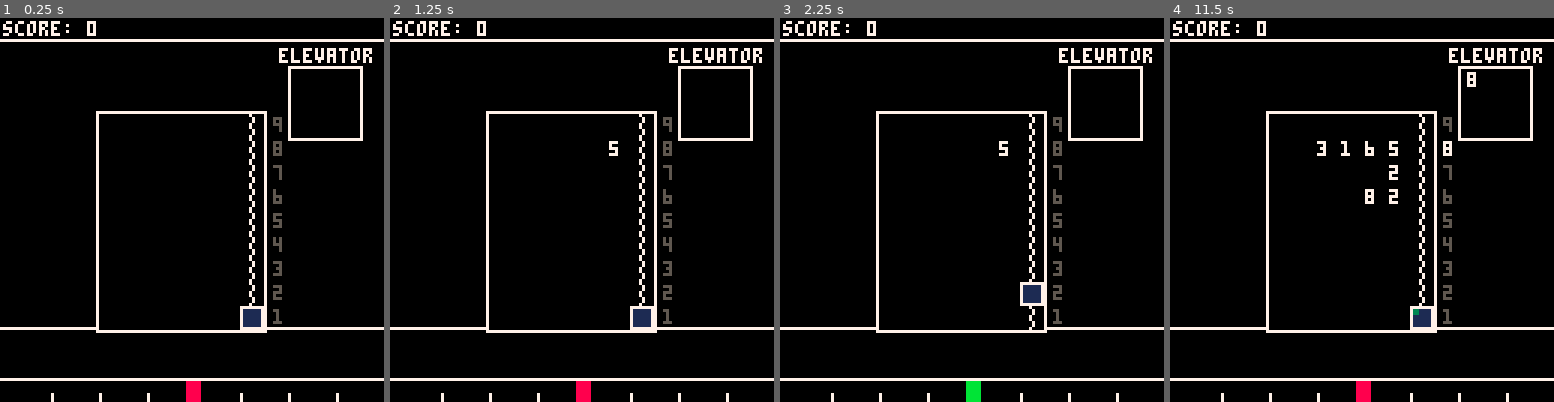
Above: before the commit, frames 1-4 (left to right).
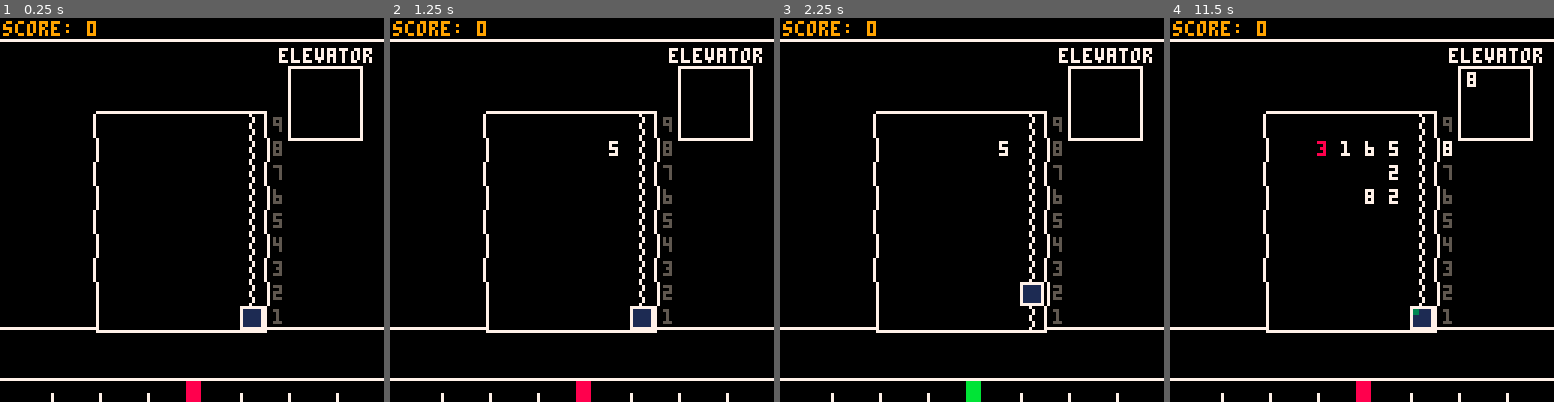
Above: after the commit, the same moments.

Repository: GerodruS/gj211219
Game: PICO-8 cartridge game.p8
The game is run twice, just before and just after one commit, with the same random seed, the same clock (stepped at 60 frames per second) and the same inputs.
Inputs:
- Up to frame 1 (0.25 s): no input
- Up to frame 2 (1.25 s): tap X (X key) at 0.33, 1.07 s
- Up to frame 3 (2.25 s): hold Right 1.6-2.1 s; tap X (X key) at 1.85 s; hold Up from 2.15 s (still down)
- Up to frame 4 (11.5 s): release Up at 2.42 s; hold Right 2.47-3.03 s; tap X (X key) every 1.12 s from 2.97 to 10.78 s; hold Left 3.08-3.58 s; hold Down 3.63-3.97 s; hold Right 4.02-4.68 s; hold Up 4.73-5.03 s; hold Left 5.08-5.68 s; hold Down 5.73-6.03 s; hold Right 6.08-6.58 s; hold Right 6.63-7.13 s; hold Up 7.18-7.45 s; hold Right 7.5-8.07 s; hold Left 8.12-8.62 s; hold Down 8.67-9 s; hold Right 9.05-9.72 s; hold Up 9.77-10.07 s; hold Left 10.12-10.72 s; hold Down 10.77-11.07 s; hold Right from 11.12 s (still down)

The runs differ from the first frame. In frame 1, 1.2% of the frame differs, in the area x 0-71%, y 0-75%; in frame 2, 1.2%; in frame 3, 1.2%; in frame 4, 1.2%.

Commit message:
Started to add animated sprites

Diff:
--- a/game.p8
+++ b/game.p8
@@ -233,15 +233,16 @@
 end
 
 function draw_queues()
- color(7)
+ local c=has_space() and 7 or 5
+ local w=has_space() and 8 or 14
  local x=first_floor_pos[1]+floor_size[1]
  for i=min_floor,max_floor do
   local y=first_floor_pos[2]-floor_size[2]*(i-1)
   for j=1,5 do
+   color(j<4 and c or w)
    local d=queues[i][j]
    if d~=0 then
 	   local dx=x+floor_size[1]*(j-1)
---	   rectfill(dx,y,dx+1,y+1,7)
     print(d,dx,y)
    end
   end
@@ -254,6 +255,7 @@
 end
 
 function draw_score(x,y)
+ color(9)
  x=x or 1
  y=y or 1
  print('score: '..score,x,y)
@@ -266,6 +268,7 @@
 -- game state
 function init_game_state()
  init_rhythm()
+ init_map()
  init_elevator()
  init_queues()
  init_score()
@@ -276,6 +279,7 @@
 
 function update_game_state()
  update_elevator()
+ update_map()
  update_queues()
 end
 
@@ -319,53 +323,77 @@
  draw_score(x+2,y+9)
  print('❎ to restart',x+2,y+16)
 end
-…(33 lines of a section not shown)…
+-->8
+-- map
+function init_map()
+ previous_p=0
+end
+
+function update_map()
+ local p=get_progress()
+ if p<previous_p then
+  for y=0,15 do
+		 for x=0,15 do
+		  local s=mget(x,y)
+		  if fget(s,0) then
+		   s+=((s%2==0) and -1 or 1)
+		   mset(x,y,s)
+		  end
+		 end
+	 end
+ end
+ previous_p=p
+end
+…(33 lines of a section not shown)…
+__gff__
+0000000000010101010000000000000000000000000101000000000000000000000000000001010000000000000000000000000000000000000000000000000000000000000000000000000000000000000000000000000000000000000000000000000000000000000000000000000000000000000000000000000000000000
+0000000000000000000000000000000000000000000000000000000000000000000000000000000000000000000000000000000000000000000000000000000000000000000000000000000000000000000000000000000000000000000000000000000000000000000000000000000000000000000000000000000000000000
 __map__
 2222222222222222222222222222222200000000000000000000000000000000000000000000000000000000000000000000000000000000000000000000000000000000000000000000000000000000000000000000000000000000000000000000000000000000000000000000000000000000000000000000000000000000
 0000000000000000000000000000000000000000000000000000000000000000000000000000000000000000000000000000000000000000000000000000000000000000000000000000000000000000000000000000000000000000000000000000000000000000000000000000000000000000000000000000000000000000
 0000000000000000000000000102021100000000000000000000000000000000000000000000000000000000000000000000000000000000000000000000000000000000000000000000000000000000000000000000000000000000000000000000000000000000000000000000000000000000000000000000000000000000
 0000000022222222222222351100001100000000000000000000000000000000000000000000000000000000000000000000000000000000000000000000000000000000000000000000000000000000000000000000000000000000000000000000000000000000000000000000000000000000000000000000000000000000
-0000000011000000000014111100001100000000000000000000000000000000000000000000000000000000000000000000000000000000000000000000000000000000000000000000000000000000000000000000000000000000000000000000000000000000000000000000000000000000000000000000000000000000
-0000000011000000000014110202023400000000000000000000000000000000000000000000000000000000000000000000000000000000000000000000000000000000000000000000000000000000000000000000000000000000000000000000000000000000000000000000000000000000000000000000000000000000
-0000000011000000000014110000000000000000000000000000000000000000000000000000000000000000000000000000000000000000000000000000000000000000000000000000000000000000000000000000000000000000000000000000000000000000000000000000000000000000000000000000000000000000
-0000000011000000000014110000000000000000000000000000000000000000000000000000000000000000000000000000000000000000000000000000000000000000000000000000000000000000000000000000000000000000000000000000000000000000000000000000000000000000000000000000000000000000
-0000000011000000000014110000000000000000000000000000000000000000000000000000000000000000000000000000000000000000000000000000000000000000000000000000000000000000000000000000000000000000000000000000000000000000000000000000000000000000000000000000000000000000
-0000000011000000000014110000000000000000000000000000000000000000000000000000000000000000000000000000000000000000000000000000000000000000000000000000000000000000000000000000000000000000000000000000000000000000000000000000000000000000000000000000000000000000
-0000000011000000000014110000000000000000000000000000000000000000000000000000000000000000000000000000000000000000000000000000000000000000000000000000000000000000000000000000000000000000000000000000000000000000000000000000000000000000000000000000000000000000
-0000000011000000000014110000000000000000000000000000000000000000000000000000000000000000000000000000000000000000000000000000000000000000000000000000000000000000000000000000000000000000000000000000000000000000000000000000000000000000000000000000000000000000
-2222222211000000000014212222222200000000000000000000000000000000000000000000000000000000000000000000000000000000000000000000000000000000000000000000000000000000000000000000000000000000000000000000000000000000000000000000000000000000000000000000000000000000
+0000001525000000000005071100001100000000000000000000000000000000000000000000000000000000000000000000000000000000000000000000000000000000000000000000000000000000000000000000000000000000000000000000000000000000000000000000000000000000000000000000000000000000
+0000001626000000000005080202023400000000000000000000000000000000000000000000000000000000000000000000000000000000000000000000000000000000000000000000000000000000000000000000000000000000000000000000000000000000000000000000000000000000000000000000000000000000
+0000001525000000000005070000000000000000000000000000000000000000000000000000000000000000000000000000000000000000000000000000000000000000000000000000000000000000000000000000000000000000000000000000000000000000000000000000000000000000000000000000000000000000
+0000001626000000000005080000000000000000000000000000000000000000000000000000000000000000000000000000000000000000000000000000000000000000000000000000000000000000000000000000000000000000000000000000000000000000000000000000000000000000000000000000000000000000
+0000001525000000000005070000000000000000000000000000000000000000000000000000000000000000000000000000000000000000000000000000000000000000000000000000000000000000000000000000000000000000000000000000000000000000000000000000000000000000000000000000000000000000
+0000001626000000000005080000000000000000000000000000000000000000000000000000000000000000000000000000000000000000000000000000000000000000000000000000000000000000000000000000000000000000000000000000000000000000000000000000000000000000000000000000000000000000
+0000001525000000000005070000000000000000000000000000000000000000000000000000000000000000000000000000000000000000000000000000000000000000000000000000000000000000000000000000000000000000000000000000000000000000000000000000000000000000000000000000000000000000
+0000001626000000000005080000000000000000000000000000000000000000000000000000000000000000000000000000000000000000000000000000000000000000000000000000000000000000000000000000000000000000000000000000000000000000000000000000000000000000000000000000000000000000
+2222222211000000000005212222222200000000000000000000000000000000000000000000000000000000000000000000000000000000000000000000000000000000000000000000000000000000000000000000000000000000000000000000000000000000000000000000000000000000000000000000000000000000
 0000000002020202020202340000000000000000000000000000000000000000000000000000000000000000000000000000000000000000000000000000000000000000000000000000000000000000000000000000000000000000000000000000000000000000000000000000000000000000000000000000000000000000
 0000000000000000000000000000000000000000000000000000000000000000000000000000000000000000000000000000000000000000000000000000000000000000000000000000000000000000000000000000000000000000000000000000000000000000000000000000000000000000000000000000000000000000
 0202020202020202020202020202020200000000000000000000000000000000000000000000000000000000000000000000000000000000000000000000000000000000000000000000000000000000000000000000000000000000000000000000000000000000000000000000000000000000000000000000000000000000
Not shown, changed: 24 lines of the sprite sheet (__gfx__) section of game.p8
